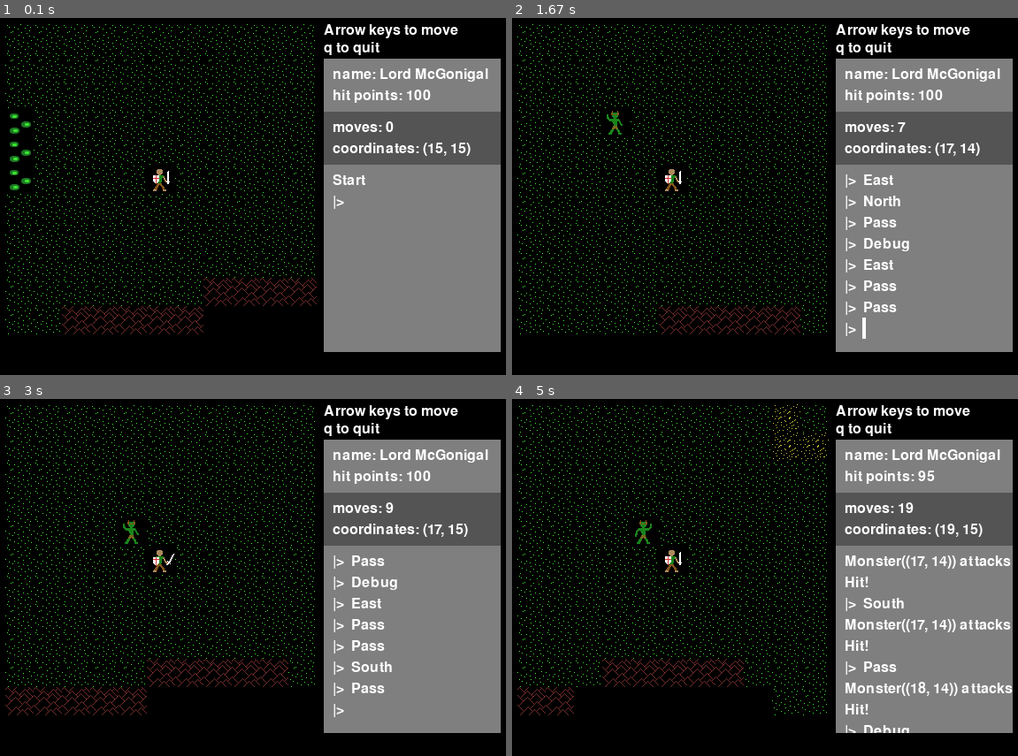
Above: before the commit, frames 1-4 (two rows, left to right).
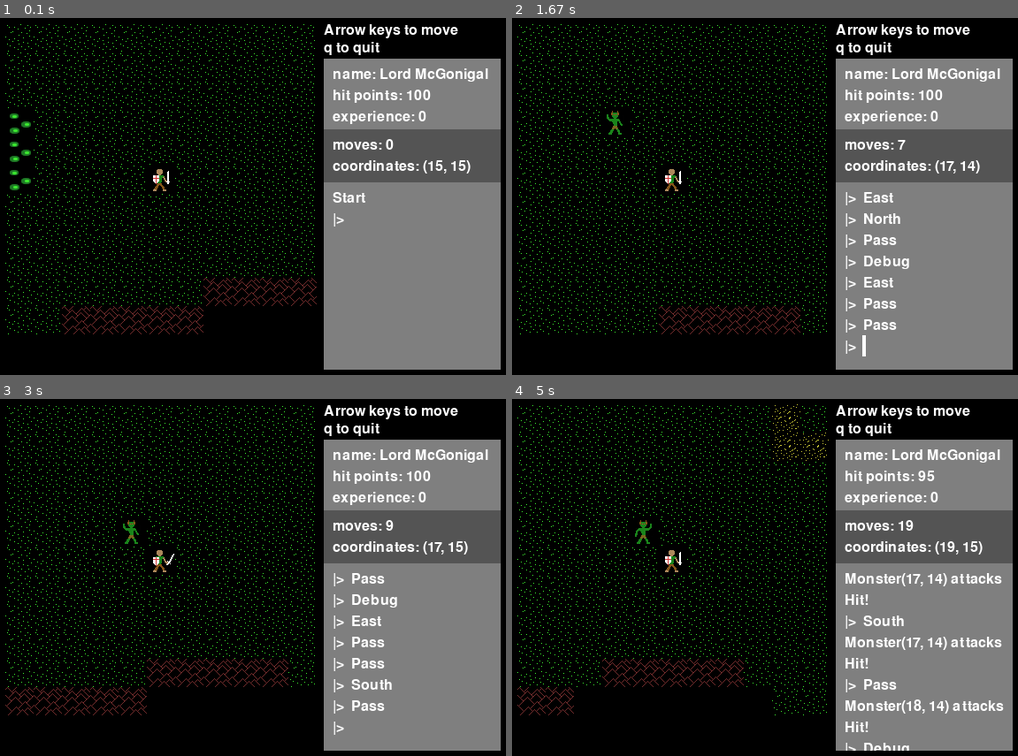
Above: after the commit, the same moments.

Repository: josh-reynolds/Python
Game: pygame game, started from pygame/nulltima/demo.py
Two runs of this game, one before a commit and one after it. Both use one fixed random seed, a clock stepped at 60 frames per second and the inputs below.
Inputs:
- Up to frame 1 (0.1 s): no input
- Up to frame 2 (1.67 s): hold Right 0.33-0.8 s; hold Up 0.83-1.13 s; tap Space at 0.9, 1.23, 1.53 s; hold Right 1.17-1.63 s; hold D 1.17-1.63 s
- Up to frame 3 (3 s): hold Down 2.23-2.53 s; tap Space at 2.3 s
- Up to frame 4 (5 s): hold Up 3-3.37 s; tap Space at 3.07, 3.47, 3.77, 4.13 s; hold Right 3.4-4.03 s; hold D 3.4-4.03 s; hold Down 4.07-4.43 s; hold Right from 4.97 s (still down); hold D from 4.97 s (still down)

The runs differ from the first frame. In frame 1, 5.9% of the frame differs, in the area x 63-99%, y 25-99%; in frame 2, 7.1%; in frame 3, 7.1%; in frame 4, 8.9%.

Commit message:
Adding Player.experience, scoring it from Monster death and displaying in PlayerStatusDisplay

Diff:
--- a/pygame/nulltima/demo.py
+++ b/pygame/nulltima/demo.py
@@ -10,8 +10,8 @@
         Text(text='Arrow keys to move', pos=(420, 60))
         Text(text='q to quit', pos=(420, 80))
         PlayerStatusDisplay(pos=(420,100))
-        GameStatusDisplay(pos=(420,160))
-        Console(pos=(420, 220))
+        GameStatusDisplay(pos=(420,180))
+        Console(pos=(420, 240))
 
 if __name__ == '__main__':
     Demo().run()
--- a/pygame/nulltima/game.py
+++ b/pygame/nulltima/game.py
@@ -92,16 +92,19 @@
         self.bg = Color('gray50')
         self.name = ""
         self.hit_points = ""
+        self.experience = ""
         self.target = Game.level.player
         super().__init__(pos)
 
     def generate_contents(self):
         return ["name: " + str(self.name),
-                "hit points: " + str(self.hit_points)]
+                "hit points: " + str(self.hit_points),
+                "experience: " + str(self.experience)]
 
     def on_notify(self, name, hit_points):
         self.name = self.target.name
         self.hit_points = self.target.hit_points
+        self.experience = self.target.experience
 
 class Console(Component):
     def __init__(self, pos):
--- a/pygame/nulltima/monsters.py
+++ b/pygame/nulltima/monsters.py
@@ -55,9 +55,11 @@
         if self.hit_points < 1:
             game.Game.level.monsters.remove(self)
             game.Game.level.remove_observer(self)
+            game.Game.level.player.experience += 1
+
 
     def __repr__(self):
-        return "Monster({})".format(self.pos)
+        return "Monster{}".format(self.pos)
 
 class MonsterTestCase(unittest.TestCase):
     def setUp(self):
--- a/pygame/nulltima/player.py
+++ b/pygame/nulltima/player.py
@@ -13,6 +13,7 @@
         self.images = Player.images
         self.name = "Lord McGonigal"
         self.hit_points = 100
+        self.experience = 0
         self.observers = []
 
     def update(self):
Not shown, changed: pygame/nulltima/notes
